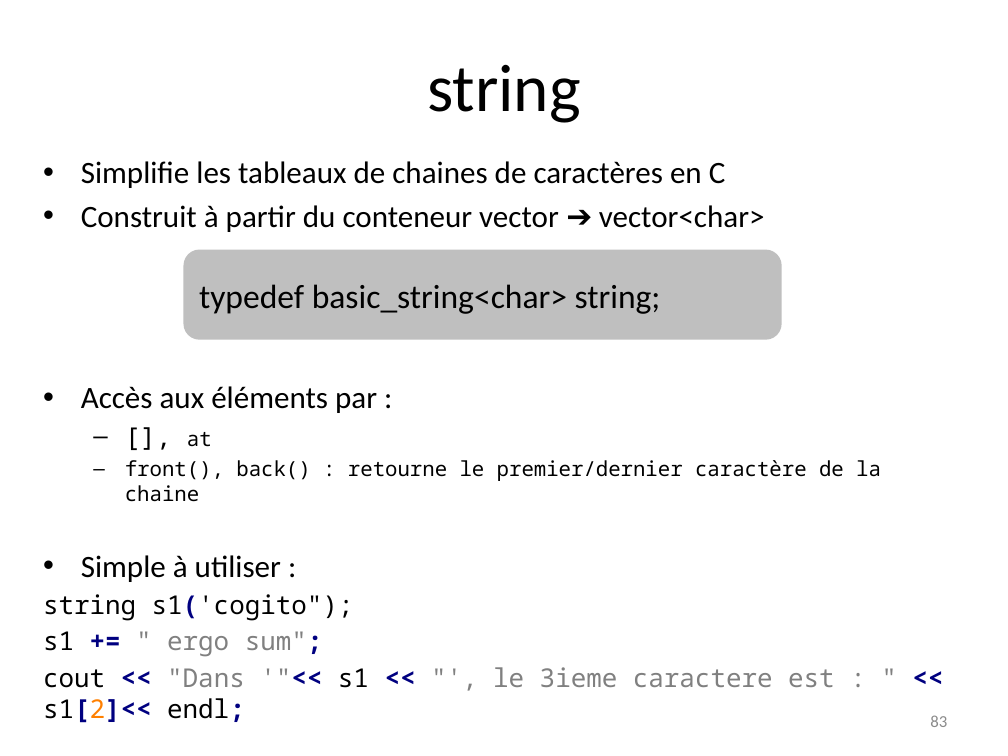
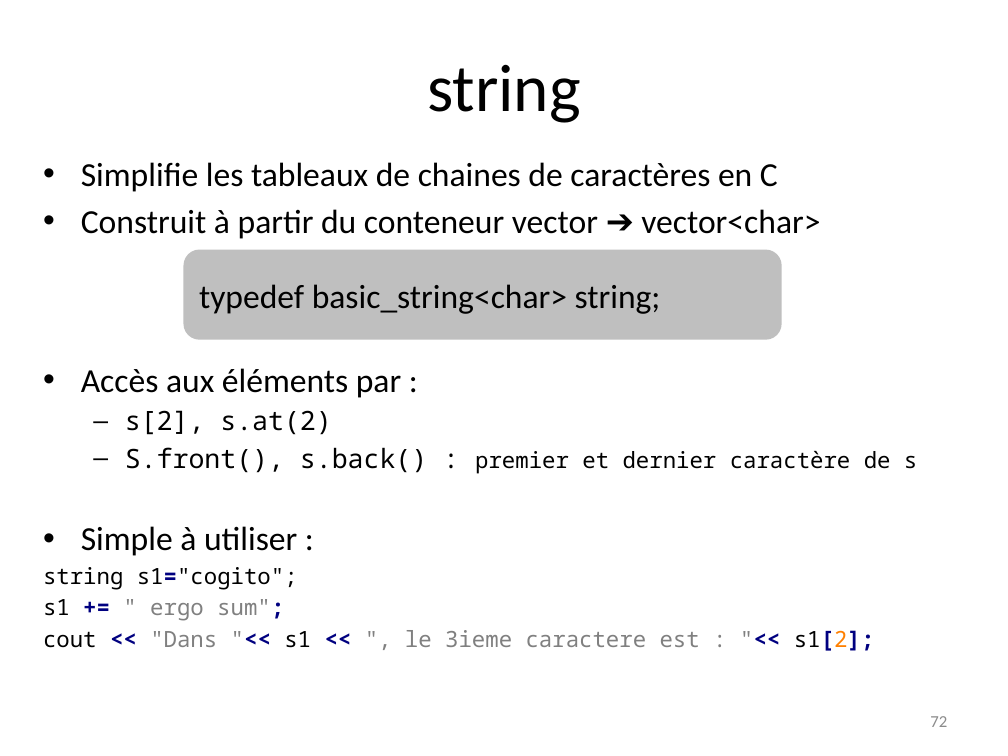
Before and after one commit to manu5801/cours-cplusplus, a slide deck: slide 72 of stl/F_C++_STL.pptx (slide 83 before the commit). Drawn at 1008x756 pixels with LibreOffice and Linux fonts; fonts in the diff are those of the drawing. Boxes give left, top, right and bottom in pixels: in the first picture for what was removed or moved away, otherwise in the second. Text is boxed around its words. In the diff, an @@ line names an element or a change of style, - is before the commit and + after.

```diff
--- a/stl/F_C++_STL.pptx
+++ b/stl/F_C++_STL.pptx
@@ text at (43, 162, 820, 621): size 22.2 to 24 pt in "Simplifie les tableaux de chaines de caractères ...", "Construit à partir du conteneur vector ➔ ...", "Accès aux éléments par :", "Simple à utiliser :"; size 18.5 to 16 pt in "s1 += " ergo sum";" @@
@@ text at (125, 410, 917, 473): text changed; size 14.8 to 19 pt @@
-  – [], at
-  – front(), back() : retourne le premier/dernier caractère de la chaine
+  – s[2], s.at(2)
+  – S.front(), s.back() : premier et dernier caractère de s
@@ text at (43, 567, 298, 590): text changed; size 18.5 to 16 pt @@
-string s1('cogito");
+string s1="cogito";
@@ text at (43, 630, 874, 651): text changed; size 18.5 to 16 pt @@
-cout << "Dans '"<< s1 << "', le 3ieme caractere est : " << s1[2]<< endl;
+cout << "Dans "<< s1 << ", le 3ieme caractere est : "<< s1[2];
@@ page number at (930, 716, 947, 727): text changed @@
-83
+72
```
Also in this commit, not shown: 19 other slides changed, 5 slides added, 3 slides removed, 27 other files.
